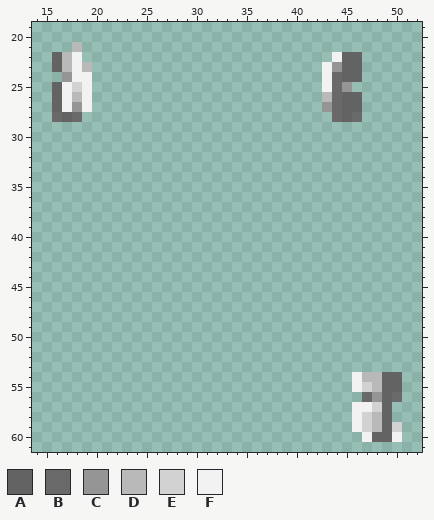
File history of a pixel-art sprite, Resources/Textures/Mobs/Species/IPC/parts.rsi/l_leg.png. This is how it looked before the edit.
The file is 64x64 pixels. Colours within 5 levels of each other are drawn and written as one. Shown: x 14..52, y 19..61.
Palette (. is transparent): A #636363  B #696969  C #959595  D #b9b9b9  E #d2d2d2  F #f2f2f2
Pixels before, first column x 16:
21 ..D................................
22 ADF.........................FAA....
23 ADFD.......................FCAA....
24 .CFF.......................FBAA....
25 AFEF.......................FBC.....
26 AFDF.......................DBAA....
27 AFCF.......................CBAA....
28 BAB.........................BAB....
29 ...................................
30 ...................................
31 ...................................
32 ...................................
33 ...................................
34 ...................................
35 ...................................
36 ...................................
37 ...................................
38 ...................................
39 ...................................
40 ...................................
41 ...................................
42 ...................................
43 ...................................
44 ...................................
45 ...................................
46 ...................................
47 ...................................
48 ...................................
49 ...................................
50 ...................................
51 ...................................
52 ...................................
53 ...................................
54 ..............................FDDAA
55 ..............................FEDAA
56 ...............................BCAB
57 ..............................FFEA.
58 ..............................FEDA.
59 ..............................FEDAE
60 ...............................FAAF
And afterwards:
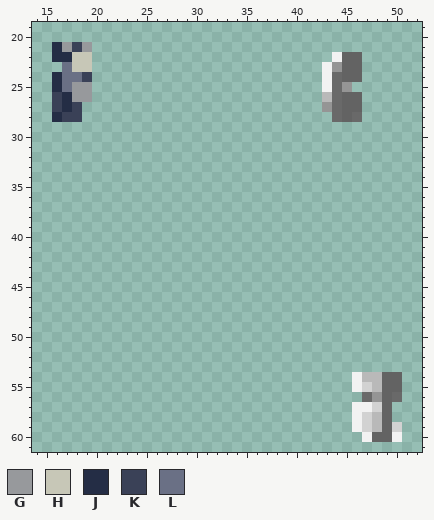
Colours new in this view: G #97999c  H #c7c7b7  J #242d45  K #3a4157  L #6a7085
The exact change:
Changed rows in their new state; - is an unchanged pixel.
first column x 16:
21 JGKG
22 JJHH
23 .LHH
24 JLLK
25 JLGG
26 KJGG
27 KJK.
28 JKK-
Changed places in both pictures, as pixel boxes (x1, y1, x2, y2):
changed: (52, 42, 92, 122)
